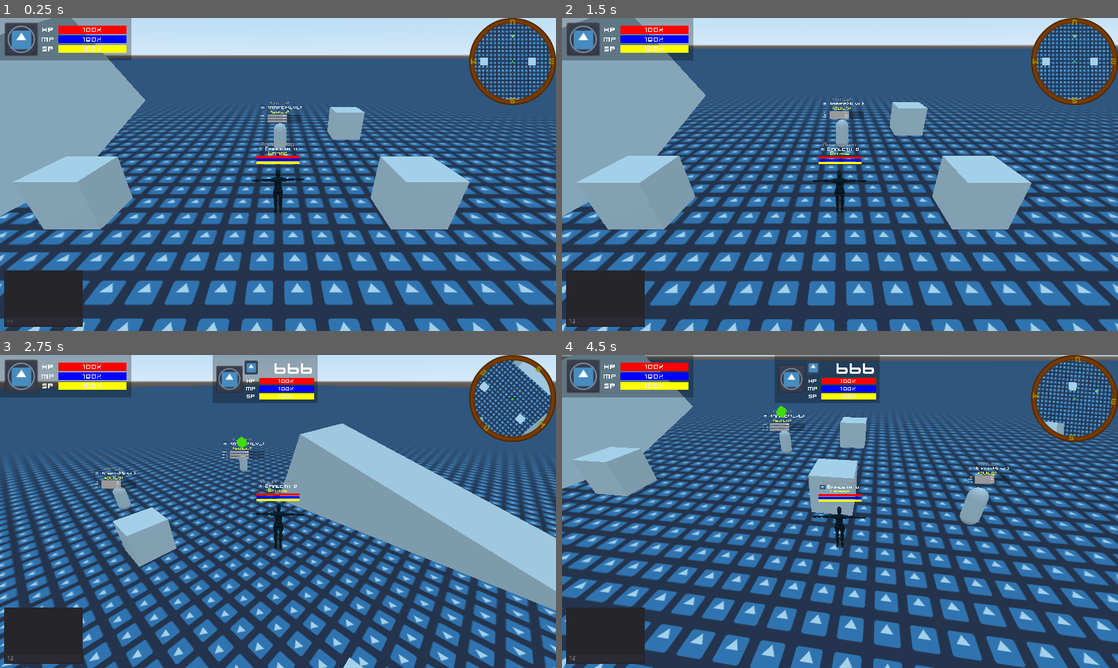
Above: before the commit, frames 1-4 (two rows, left to right).
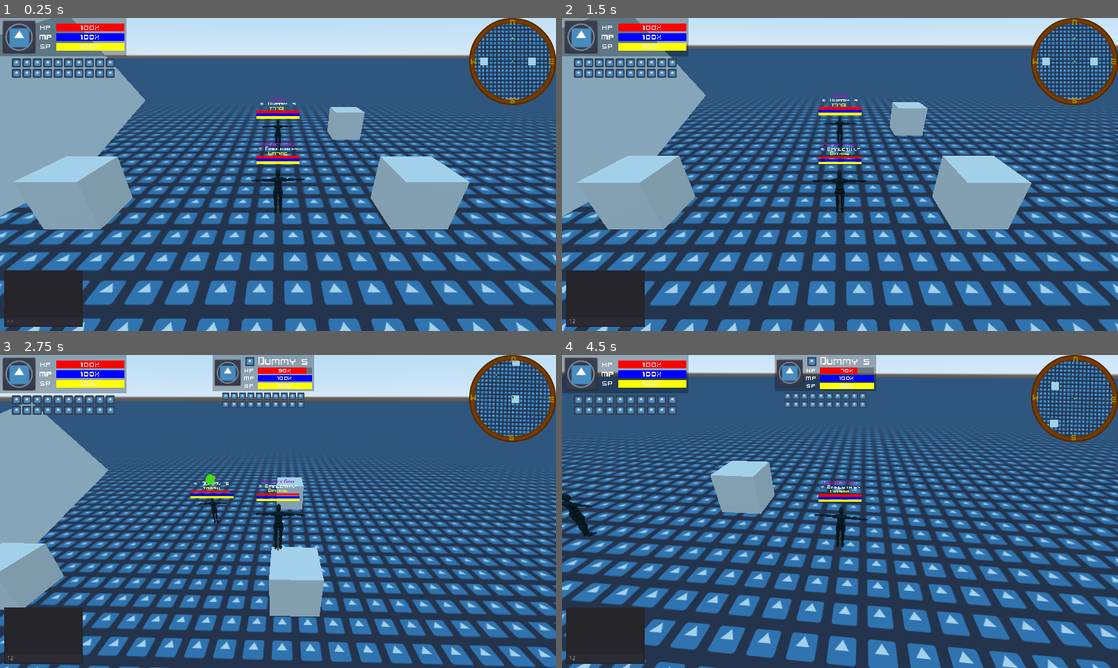
Above: after the commit, the same moments.

Repository: Emaleth/Aether_client
Game: Godot game, scene res://src/world/World.tscn
The game is run twice, just before and just after one commit, with the same random seed, the same clock (stepped at 60 frames per second) and the same inputs. The engine's default icon, where the game draws it, is replaced by a stand-in: a white triangle on a blue panel in a dark square.
Inputs (mouse positions are in pixels of both pictures, inside the frame that each line leads up to; where the layout moved, square brackets give the same spot in the first picture):
- Up to frame 1 (0.25 s): no input
- Up to frame 2 (1.5 s): click (606, 321) at 0.52 s; type "12" at 0.6 s; click (578, 36) [584, 39] at 1.25 s
- Up to frame 3 (2.75 s): tap Enter at 2 s; move the mouse to (400, 495) at 2.02 s; hold D (move_right) from 2.03 s (still down); hold Middle mouse button (pan) from 2.03 s (still down); tap Tab (next_target) at 2.1 s; click (400, 495) at 2.17 s; tap Space (jump) at 2.27 s
- Up to frame 4 (4.5 s): move the mouse to (812, 511) at 2.77 s; release D (move_right) at 2.78 s; release Middle mouse button (pan) at 2.78 s; hold W (move_forward) 2.78-3.53 s; tap Middle mouse button (pan) at 2.85, 4.35 s; tap Space (jump) at 3.02 s; tap Tab (next_target) at 3.05, 3.6 s; move the mouse to (895, 442) at 3.52 s; hold D (move_right) 3.53-4.28 s; hold Middle mouse button (pan) 3.53-4.28 s; move the mouse to (834, 517) at 4.27 s; hold W (move_forward) from 4.28 s (still down); click (834, 517) at 4.42 s

The runs differ from the first frame. In frame 1, 2.9% of the frame differs, in the area x 0-93%, y 0-67%; in frame 2, 2.9%; in frame 3, 60%; in frame 4, 62%, in the area x 0-100%, y 0-100%.

Commit message:
hooked gui/hud to resources

Diff:
--- /dev/null
+++ b/assets/fonts/TitleUIsmaller.tres
@@ -0,0 +1,6 @@
+[gd_resource type="DynamicFont" load_steps=2 format=2]
+
+[ext_resource path="res://assets/fonts/Kenney Space.ttf" type="DynamicFontData" id=1]
+
+[resource]
+font_data = ExtResource( 1 )
--- a/src/actors/Actor.gd
+++ b/src/actors/Actor.gd
@@ -8,7 +8,7 @@
 	"race" : "",
 	"guild" : "",
 	"title" : "",
-	"level" : "0",
+	"level" : "",
 	"speed" : 7,
 	"jump_force" : 12,
 	"acceleration" : 15,
@@ -92,21 +92,26 @@
 var rot_direction : int
 var turn_speed : float = 3.0
 var target = null
+var attacking = false
 
 onready var gravity = ProjectSettings.get("physics/3d/default_gravity")
 onready var anim_player : AnimationPlayer
 onready var attack_area = $AttackArea
 onready var attack_ray = $AttackRay
+onready var gcd : Timer = $GlobalCoolDown
 
 signal target_lost
+signal res_mod
 
 func _ready() -> void:
+	gcd.connect("timeout", self, "attack")
 	gravity *= 3 # gravity multiplier
 	# HALT PROCESSING
 	set_process(false)
 	set_physics_process(false)
 	# SET INITIAL STATE
 	state = STATE.IDLE
+	attacking = true
 
 func _physics_process(delta: float) -> void:
 	finite_state_machine(delta)
@@ -161,7 +166,8 @@
 				state = STATE.IDLE
 
 		STATE.DIE:
-			anim_player.play("die")
+#			anim_player.play("die")
+			queue_free()
 			gravity_vec = Vector3.DOWN * gravity
 			velocity = velocity.linear_interpolate(Vector3.ZERO, statistics.deceleration * delta)
 
@@ -191,14 +197,16 @@
 	# CONF HUD
 	$NameResHud.conf(statistics, resources)
 	# RESTART PROCESSING
+	connect("res_mod", $NameResHud, "upd", [resources])
 	set_process(true)
 	set_physics_process(true)
 
 func modify_resource(resource : String, amount : int) -> void:
-	resources[resource] += amount
+	resources[resource].current += amount
+	emit_signal("res_mod")
 
 func hurt(amount) -> void:
-	modify_resource("health", amount)
+	modify_resource("health", -amount)
 
 func equip_item(item) -> void:
 	equipment.mainhand.slot.add_child(item)
@@ -235,3 +243,9 @@
 			emit_signal("target_lost")
 			target = null
 		target_list.erase(body)
+
+func attack():
+	if attacking == true:
+		if target:
+			gcd.start(1)
+			target.hurt(10)
--- a/src/actors/Actor.tscn
+++ b/src/actors/Actor.tscn
@@ -32,5 +32,7 @@
 [node name="NameResHud" parent="." instance=ExtResource( 3 )]
 
 [node name="TargetIndicator" parent="." instance=ExtResource( 4 )]
+
+[node name="GlobalCoolDown" type="Timer" parent="."]
 [connection signal="body_entered" from="AttackArea" to="." method="_on_AttackArea_body_entered"]
 [connection signal="body_exited" from="AttackArea" to="." method="_on_AttackArea_body_exited"]
--- /dev/null
+++ b/src/actors/dummy/Enemy.gd
@@ -0,0 +1,17 @@
+extends "res://src/actors/Actor.gd"
+
+
+func _ready() -> void:
+	statistics.name = "Dummy"
+	statistics.race = "null"
+	statistics.guild = "trash"
+	statistics.level = "5"
+	statistics.title = "virus"
+
+#	Input.set_use_accumulated_input(false)
+	model = preload("res://assets/model/actors/ybot.fbx")
+	$Debug.queue_free()
+	conf()
+	for i in model.get_children():
+		if i is MeshInstance:
+			pass # set albedo to red
--- /dev/null
+++ b/src/actors/dummy/Enemy.tscn
@@ -0,0 +1,13 @@
+[gd_scene load_steps=4 format=2]
+
+[ext_resource path="res://src/actors/Actor.tscn" type="PackedScene" id=1]
+[ext_resource path="res://src/actors/dummy/Enemy.gd" type="Script" id=2]
+
+[sub_resource type="SphereShape" id=1]
+
+[node name="Enemy" instance=ExtResource( 1 )]
+script = ExtResource( 2 )
+
+[node name="CollisionShape" type="CollisionShape" parent="." index="6"]
+transform = Transform( 1, 0, 0, 0, 1, 0, 0, 0, 1, 0, 0.703498, 0 )
+shape = SubResource( 1 )
--- a/src/actors/player/Player.gd
+++ b/src/actors/player/Player.gd
@@ -7,7 +7,7 @@
 	statistics.name = "Emaleth"
 	statistics.race = "Necromorph"
 	statistics.guild = "Empire"
-	statistics.lvl = "69"
+	statistics.level = "69"
 	statistics.title = "Ancient God"
 
 #	Input.set_use_accumulated_input(false)
@@ -51,8 +51,10 @@
 			if $AttackArea.overlaps_body(target):
 				target_list.append(target)
 		target = new_target
+		target.connect("res_mod", $GUI, "update_targe_info", [target.resources])
 		target.show_indicator(true)
 		$GUI.get_target_info(target, true)
+		attack()
 		look_at(target.global_transform.origin, Vector3.UP) # MAKE IT A LERPED ROTATION AROUND Y AXIS
 
 func loose_target_ui():
--- a/src/gui/GUI.gd
+++ b/src/gui/GUI.gd
@@ -29,10 +29,15 @@
 		$TargetProgress.hide()
 	else:
 		$TargetProgress.name_label.text = target.statistics.name
-		$TargetProgress.lvl_label.text = "666"
+		$TargetProgress.lvl_label.text = target.statistics.level
 #		$TargetProgress.class_texture.texture = load("res://icon.png")
 		$TargetProgress.target_stuff.show()
 		$TargetProgress.health_bar.conf(tr("00006"), target.resources.health.maximum, target.resources.health.current, Color(1, 0, 0, 1))
 		$TargetProgress.mana_bar.conf(tr("00008"), target.resources.mana.maximum, target.resources.mana.current, Color(0, 0, 1, 1))
 		$TargetProgress.stamina_bar.conf(tr("00010"), target.resources.stamina.maximum, target.resources.stamina.current, Color(1, 1, 0, 1))
 		$TargetProgress.show()
+
+func update_targe_info(res):
+	$TargetProgress.health_bar.updt(res.health.current)
+	$TargetProgress.mana_bar.updt(res.mana.current)
+	$TargetProgress.stamina_bar.updt(res.stamina.current)
--- a/src/gui/hud/NameResHud.gd
+++ b/src/gui/hud/NameResHud.gd
@@ -57,3 +57,8 @@
 	mana_bar.get_node("Label").hide()
 	stamina_bar.get_node("Label").hide()
 	health_bar.get_node("Label").hide()
+
+func upd(res):
+	health_bar.updt(res.health.current)
+	mana_bar.updt(res.mana.current)
+	stamina_bar.updt(res.stamina.current)
--- a/src/gui/hud/NameResHud.tscn
+++ b/src/gui/hud/NameResHud.tscn
@@ -54,7 +54,7 @@
 size_flags_horizontal = 3
 size_flags_vertical = 3
 custom_fonts/font = ExtResource( 3 )
-custom_colors/font_color = Color( 0.568627, 0.568627, 0.568627, 1 )
+custom_colors/font_color = Color( 0.619608, 0.105882, 0.760784, 1 )
 text = "<title>"
 align = 1
 valign = 1
--- a/src/gui/w_progress/Progress.gd
+++ b/src/gui/w_progress/Progress.gd
@@ -1,9 +1,9 @@
-extends PanelContainer
+extends Control
 
-onready var health_bar = $MarginContainer/HBoxContainer/VBoxContainer/Health
-onready var mana_bar = $MarginContainer/HBoxContainer/VBoxContainer/Mana
-onready var stamina_bar = $MarginContainer/HBoxContainer/VBoxContainer/Stamina
-onready var name_label = $MarginContainer/HBoxContainer/VBoxContainer/TargetStuff/Name
-onready var lvl_label = $MarginContainer/HBoxContainer/VBoxContainer/TargetStuff/Lvl
-onready var class_texture = $MarginContainer/HBoxContainer/VBoxContainer/TargetStuff/Class
-onready var target_stuff = $MarginContainer/HBoxContainer/VBoxContainer/TargetStuff
+onready var health_bar = $VSplitContainer/Progress/MarginContainer/HBoxContainer/VBoxContainer/Health
+onready var mana_bar = $VSplitContainer/Progress/MarginContainer/HBoxContainer/VBoxContainer/Mana
+onready var stamina_bar = $VSplitContainer/Progress/MarginContainer/HBoxContainer/VBoxContainer/Stamina
+onready var name_label = $VSplitContainer/Progress/MarginContainer/HBoxContainer/VBoxContainer/TargetStuff/Name
+onready var lvl_label = $VSplitContainer/Progress/MarginContainer/HBoxContainer/VBoxContainer/TargetStuff/Lvl
+onready var class_texture = $VSplitContainer/Progress/MarginContainer/HBoxContainer/VBoxContainer/TargetStuff/Class
+onready var target_stuff = $VSplitContainer/Progress/MarginContainer/HBoxContainer/VBoxContainer/TargetStuff
--- a/src/gui/w_progress/Progress.tscn
+++ b/src/gui/w_progress/Progress.tscn
@@ -3,56 +3,74 @@
 [ext_resource path="res://src/gui/w_base/portret/Portrait.tscn" type="PackedScene" id=1]
 [ext_resource path="res://src/gui/w_progress/Progress.gd" type="Script" id=2]
 [ext_resource path="res://src/gui/w_base/resource_bar/ResourceBar.tscn" type="PackedScene" id=3]
-[ext_resource path="res://assets/fonts/TitleUI.tres" type="DynamicFont" id=4]
+[ext_resource path="res://assets/fonts/TitleUIsmaller.tres" type="DynamicFont" id=4]
 [ext_resource path="res://icon.png" type="Texture" id=5]
 
 [sub_resource type="StyleBoxFlat" id=1]
 bg_color = Color( 0, 0, 0, 0.282353 )
 
-[node name="Progress" type="PanelContainer"]
-margin_right = 224.0
-margin_bottom = 70.0
+[node name="Progress" type="Control"]
+script = ExtResource( 2 )
+__meta__ = {
+"_edit_use_anchors_": false
+}
+
+[node name="VSplitContainer" type="VSplitContainer" parent="."]
+margin_right = 292.0
+margin_bottom = 149.0
+custom_constants/separation = 0
+dragger_visibility = 2
+__meta__ = {
+"_edit_use_anchors_": false
+}
+
+[node name="Progress" type="PanelContainer" parent="VSplitContainer"]
+margin_right = 292.0
+margin_bottom = 88.0
+size_flags_horizontal = 4
+size_flags_vertical = 4
 custom_styles/panel = SubResource( 1 )
-script = ExtResource( 2 )
-__meta__ = {
-"_edit_use_anchors_": false
-}
-
-[node name="MarginContainer" type="MarginContainer" parent="."]
-margin_right = 366.0
-margin_bottom = 150.0
-custom_constants/margin_right = 10
-custom_constants/margin_top = 10
-custom_constants/margin_left = 10
-custom_constants/margin_bottom = 10
-__meta__ = {
-"_edit_use_anchors_": false
-}
-
-[node name="HBoxContainer" type="HBoxContainer" parent="MarginContainer"]
-margin_left = 10.0
-margin_top = 36.0
-margin_right = 356.0
-margin_bottom = 114.0
+__meta__ = {
+"_edit_use_anchors_": false
+}
+
+[node name="MarginContainer" type="MarginContainer" parent="VSplitContainer/Progress"]
+margin_right = 292.0
+margin_bottom = 88.0
+size_flags_horizontal = 4
+size_flags_vertical = 4
+custom_constants/margin_right = 5
+custom_constants/margin_top = 5
+custom_constants/margin_left = 5
+custom_constants/margin_bottom = 5
+__meta__ = {
+"_edit_use_anchors_": false
+}
+
+[node name="HBoxContainer" type="HBoxContainer" parent="VSplitContainer/Progress/MarginContainer"]
+margin_left = 5.0
+margin_top = 5.0
+margin_right = 287.0
+margin_bottom = 83.0
 size_flags_vertical = 4
 alignment = 1
 __meta__ = {
 "_edit_use_anchors_": false
 }
 
-[node name="Portrait" parent="MarginContainer/HBoxContainer" instance=ExtResource( 1 )]
-
-[node name="VBoxContainer" type="VBoxContainer" parent="MarginContainer/HBoxContainer"]
+[node name="Portrait" parent="VSplitContainer/Progress/MarginContainer/HBoxContainer" instance=ExtResource( 1 )]
+
+[node name="VBoxContainer" type="VBoxContainer" parent="VSplitContainer/Progress/MarginContainer/HBoxContainer"]
 margin_left = 82.0
 margin_top = 8.0
-margin_right = 346.0
+margin_right = 282.0
 margin_bottom = 70.0
 rect_min_size = Vector2( 200, 50 )
 size_flags_horizontal = 3
 size_flags_vertical = 4
 alignment = 1
 
-[node name="TargetStuff" type="HBoxContainer" parent="MarginContainer/HBoxContainer/VBoxContainer"]
+[node name="TargetStuff" type="HBoxContainer" parent="VSplitContainer/Progress/MarginContainer/HBoxContainer/VBoxContainer"]
 visible = false
 margin_right = 264.0
 margin_bottom = 27.0
@@ -62,7 +80,7 @@
 size_flags_vertical = 3
 alignment = 1
 
-[node name="Class" type="TextureRect" parent="MarginContainer/HBoxContainer/VBoxContainer/TargetStuff"]
+[node name="Class" type="TextureRect" parent="VSplitContainer/Progress/MarginContainer/HBoxContainer/VBoxContainer/TargetStuff"]
 margin_right = 64.0
 margin_bottom = 27.0
 grow_horizontal = 2
@@ -74,7 +92,7 @@
 expand = true
 stretch_mode = 6
 
-[node name="Name" type="Label" parent="MarginContainer/HBoxContainer/VBoxContainer/TargetStuff"]
+[node name="Name" type="Label" parent="VSplitContainer/Progress/MarginContainer/HBoxContainer/VBoxContainer/TargetStuff"]
 margin_left = 68.0
 margin_right = 177.0
 margin_bottom = 27.0
@@ -87,7 +105,7 @@
 align = 1
 valign = 1
 
-[node name="Lvl" type="Label" parent="MarginContainer/HBoxContainer/VBoxContainer/TargetStuff"]
+[node name="Lvl" type="Label" parent="VSplitContainer/Progress/MarginContainer/HBoxContainer/VBoxContainer/TargetStuff"]
 margin_left = 181.0
 margin_right = 264.0
 margin_bottom = 27.0
@@ -100,15 +118,220 @@
 align = 1
 valign = 1
 
-[node name="Health" parent="MarginContainer/HBoxContainer/VBoxContainer" instance=ExtResource( 3 )]
+[node name="Health" parent="VSplitContainer/Progress/MarginContainer/HBoxContainer/VBoxContainer" instance=ExtResource( 3 )]
+margin_right = 200.0
+margin_bottom = 18.0
+
+[node name="Mana" parent="VSplitContainer/Progress/MarginContainer/HBoxContainer/VBoxContainer" instance=ExtResource( 3 )]
+margin_top = 22.0
+margin_right = 200.0
+
+[node name="Stamina" parent="VSplitContainer/Progress/MarginContainer/HBoxContainer/VBoxContainer" instance=ExtResource( 3 )]
+margin_top = 44.0
+margin_right = 200.0
+margin_bottom = 62.0
+
+[node name="MarginContainer" type="MarginContainer" parent="VSplitContainer"]
+margin_top = 88.0
+margin_right = 292.0
+margin_bottom = 149.0
+custom_constants/margin_right = 5
+custom_constants/margin_top = 5
+custom_constants/margin_left = 5
+custom_constants/margin_bottom = 5
+
+[node name="StatusGrid" type="GridContainer" parent="VSplitContainer/MarginContainer"]
+margin_left = 28.0
+margin_top = 5.0
 margin_right = 264.0
-margin_bottom = 18.0
-
-[node name="Mana" parent="MarginContainer/HBoxContainer/VBoxContainer" instance=ExtResource( 3 )]
-margin_top = 22.0
-margin_right = 264.0
-
-[node name="Stamina" parent="MarginContainer/HBoxContainer/VBoxContainer" instance=ExtResource( 3 )]
-margin_top = 44.0
-margin_right = 264.0
-margin_bottom = 62.0
+margin_bottom = 56.0
+size_flags_horizontal = 4
+columns = 10
+
+[node name="TextureRect" type="TextureRect" parent="VSplitContainer/MarginContainer/StatusGrid"]
+margin_right = 20.0
+margin_bottom = 20.0
+rect_min_size = Vector2( 20, 20 )
+texture = ExtResource( 5 )
+expand = true
+stretch_mode = 6
+
+[node name="TextureRect2" type="TextureRect" parent="VSplitContainer/MarginContainer/StatusGrid"]
+margin_left = 24.0
+margin_right = 44.0
+margin_bottom = 20.0
+rect_min_size = Vector2( 20, 20 )
+texture = ExtResource( 5 )
+expand = true
+stretch_mode = 6
+
+[node name="TextureRect3" type="TextureRect" parent="VSplitContainer/MarginContainer/StatusGrid"]
+margin_left = 48.0
+margin_right = 68.0
+margin_bottom = 20.0
+rect_min_size = Vector2( 20, 20 )
+texture = ExtResource( 5 )
+expand = true
+stretch_mode = 6
+
+[node name="TextureRect4" type="TextureRect" parent="VSplitContainer/MarginContainer/StatusGrid"]
+margin_left = 72.0
+margin_right = 92.0
+margin_bottom = 20.0
+rect_min_size = Vector2( 20, 20 )
+texture = ExtResource( 5 )
+expand = true
+stretch_mode = 6
+
+[node name="TextureRect5" type="TextureRect" parent="VSplitContainer/MarginContainer/StatusGrid"]
+margin_left = 96.0
+margin_right = 116.0
+margin_bottom = 20.0
+rect_min_size = Vector2( 20, 20 )
+texture = ExtResource( 5 )
+expand = true
+stretch_mode = 6
+
+[node name="TextureRect6" type="TextureRect" parent="VSplitContainer/MarginContainer/StatusGrid"]
+margin_left = 120.0
+margin_right = 140.0
+margin_bottom = 20.0
+rect_min_size = Vector2( 20, 20 )
+texture = ExtResource( 5 )
+expand = true
+stretch_mode = 6
+
+[node name="TextureRect7" type="TextureRect" parent="VSplitContainer/MarginContainer/StatusGrid"]
+margin_left = 144.0
+margin_right = 164.0
+margin_bottom = 20.0
+rect_min_size = Vector2( 20, 20 )
+texture = ExtResource( 5 )
+expand = true
+stretch_mode = 6
+
+[node name="TextureRect8" type="TextureRect" parent="VSplitContainer/MarginContainer/StatusGrid"]
+margin_left = 168.0
+margin_right = 188.0
+margin_bottom = 20.0
+rect_min_size = Vector2( 20, 20 )
+texture = ExtResource( 5 )
+expand = true
+stretch_mode = 6
+
+[node name="TextureRect9" type="TextureRect" parent="VSplitContainer/MarginContainer/StatusGrid"]
+margin_left = 192.0
+margin_right = 212.0
+margin_bottom = 20.0
+rect_min_size = Vector2( 20, 20 )
+texture = ExtResource( 5 )
+expand = true
+stretch_mode = 6
+
+[node name="TextureRect10" type="TextureRect" parent="VSplitContainer/MarginContainer/StatusGrid"]
+margin_left = 216.0
+margin_right = 236.0
+margin_bottom = 20.0
+rect_min_size = Vector2( 20, 20 )
+texture = ExtResource( 5 )
+expand = true
+stretch_mode = 6
+
+[node name="TextureRect11" type="TextureRect" parent="VSplitContainer/MarginContainer/StatusGrid"]
+margin_top = 24.0
+margin_right = 20.0
+margin_bottom = 44.0
+rect_min_size = Vector2( 20, 20 )
+texture = ExtResource( 5 )
+expand = true
+stretch_mode = 6
+
+[node name="TextureRect12" type="TextureRect" parent="VSplitContainer/MarginContainer/StatusGrid"]
+margin_left = 24.0
+margin_top = 24.0
+margin_right = 44.0
+margin_bottom = 44.0
+rect_min_size = Vector2( 20, 20 )
+texture = ExtResource( 5 )
+expand = true
+stretch_mode = 6
+
+[node name="TextureRect13" type="TextureRect" parent="VSplitContainer/MarginContainer/StatusGrid"]
+margin_left = 48.0
+margin_top = 24.0
+margin_right = 68.0
+margin_bottom = 44.0
+rect_min_size = Vector2( 20, 20 )
+texture = ExtResource( 5 )
+expand = true
+stretch_mode = 6
+
+[node name="TextureRect14" type="TextureRect" parent="VSplitContainer/MarginContainer/StatusGrid"]
+margin_left = 72.0
+margin_top = 24.0
+margin_right = 92.0
+margin_bottom = 44.0
+rect_min_size = Vector2( 20, 20 )
+texture = ExtResource( 5 )
+expand = true
+stretch_mode = 6
+
+[node name="TextureRect15" type="TextureRect" parent="VSplitContainer/MarginContainer/StatusGrid"]
+margin_left = 96.0
+margin_top = 24.0
+margin_right = 116.0
+margin_bottom = 44.0
+rect_min_size = Vector2( 20, 20 )
+texture = ExtResource( 5 )
+expand = true
+stretch_mode = 6
+
+[node name="TextureRect16" type="TextureRect" parent="VSplitContainer/MarginContainer/StatusGrid"]
+margin_left = 120.0
+margin_top = 24.0
+margin_right = 140.0
+margin_bottom = 44.0
+rect_min_size = Vector2( 20, 20 )
+texture = ExtResource( 5 )
+expand = true
+stretch_mode = 6
+
+[node name="TextureRect17" type="TextureRect" parent="VSplitContainer/MarginContainer/StatusGrid"]
+margin_left = 144.0
+margin_top = 24.0
+margin_right = 164.0
+margin_bottom = 44.0
+rect_min_size = Vector2( 20, 20 )
+texture = ExtResource( 5 )
+expand = true
+stretch_mode = 6
+
+[node name="TextureRect18" type="TextureRect" parent="VSplitContainer/MarginContainer/StatusGrid"]
+margin_left = 168.0
+margin_top = 24.0
+margin_right = 188.0
+margin_bottom = 44.0
+rect_min_size = Vector2( 20, 20 )
+texture = ExtResource( 5 )
+expand = true
+stretch_mode = 6
+
+[node name="TextureRect19" type="TextureRect" parent="VSplitContainer/MarginContainer/StatusGrid"]
+margin_left = 192.0
+margin_top = 24.0
+margin_right = 212.0
+margin_bottom = 44.0
+rect_min_size = Vector2( 20, 20 )
+texture = ExtResource( 5 )
+expand = true
+stretch_mode = 6
+
+[node name="TextureRect20" type="TextureRect" parent="VSplitContainer/MarginContainer/StatusGrid"]
+margin_left = 216.0
+margin_top = 24.0
+margin_right = 236.0
+margin_bottom = 44.0
+rect_min_size = Vector2( 20, 20 )
+texture = ExtResource( 5 )
+expand = true
+stretch_mode = 6
--- a/src/world/World.tscn
+++ b/src/world/World.tscn
@@ -1,8 +1,8 @@
-[gd_scene load_steps=10 format=2]
+[gd_scene load_steps=9 format=2]
 
 [ext_resource path="res://src/actors/player/Player.tscn" type="PackedScene" id=1]
 [ext_resource path="res://icon.png" type="Texture" id=2]
-[ext_resource path="res://src/actors/Actor.tscn" type="PackedScene" id=3]
+[ext_resource path="res://src/actors/dummy/Enemy.tscn" type="PackedScene" id=3]
 
 [sub_resource type="SpatialMaterial" id=1]
 albedo_texture = ExtResource( 2 )
@@ -19,8 +19,6 @@
 data = PoolVector3Array( -1, 1, 1, 1, 1, 1, -1, -1, 1, 1, 1, 1, 1, -1, 1, -1, -1, 1, 1, 1, -1, -1, 1, -1, 1, -1, -1, -1 …(284 unchanged characters)…
 
 [sub_resource type="CubeMesh" id=5]
-
-[sub_resource type="SphereShape" id=6]
 
 [node name="World" type="Spatial"]
 
@@ -87,20 +85,5 @@
 mesh = SubResource( 5 )
 material/0 = null
 
-[node name="Actor" parent="." instance=ExtResource( 3 )]
-transform = Transform( 1, 0, 0, 0, 1, 0, 0, 0, 1, 0.11991, 0, -6.53175 )
-
-[node name="CollisionShape" type="CollisionShape" parent="Actor"]
-shape = SubResource( 6 )
-
-[node name="Actor2" parent="." instance=ExtResource( 3 )]
-transform = Transform( 1, 0, 0, 0, 1, 0, 0, 0, 1, 11.2824, 0, 0.74287 )
-
-[node name="CollisionShape" type="CollisionShape" parent="Actor2"]
-shape = SubResource( 6 )
-
-[node name="Actor3" parent="." instance=ExtResource( 3 )]
-transform = Transform( 1, 0, 0, 0, 1, 0, 0, 0, 1, 10.7218, 0, 11.9244 )
-
-[node name="CollisionShape" type="CollisionShape" parent="Actor3"]
-shape = SubResource( 6 )
+[node name="Enemy" parent="." instance=ExtResource( 3 )]
+transform = Transform( 1, 0, 0, 0, 1, 0, 0, 0, 1, 0, 0, -5.91768 )
